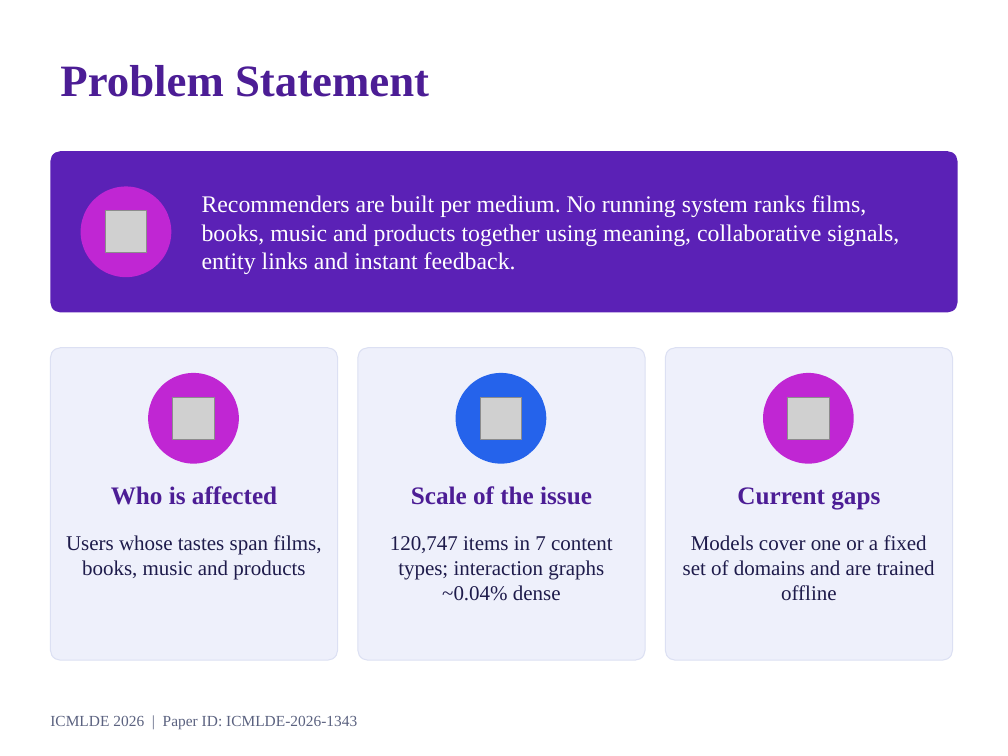
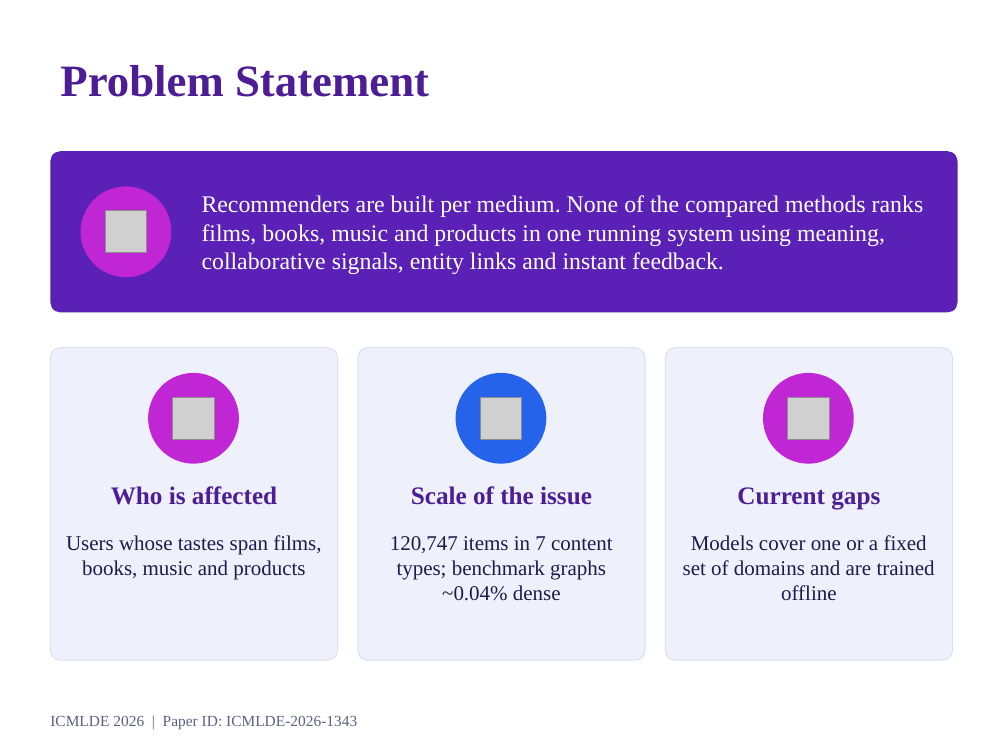
Before and after one commit to sanjay-pokee/Real-Time-Adaptive-Cross-Media-Recommendation-System, a slide deck: slide 3 of reports/submission/presentation/ICMLDE-2026-1343.pptx. Drawn at 1008x756 pixels with LibreOffice and Linux fonts; fonts in the diff are those of the drawing; grey boxes stand for pictures; background and template pictures are left out. Boxes give left, top, right and bottom in pixels: in the first picture for what was removed or moved away, otherwise in the second. Text is boxed around its words. In the diff, an @@ line names an element or a change of style, - is before the commit and + after.

```diff
--- a/reports/submission/presentation/ICMLDE-2026-1343.pptx
+++ b/reports/submission/presentation/ICMLDE-2026-1343.pptx
@@ text at box(202, 195, 924, 274): text changed @@
-Recommenders are built per medium. No running system ranks films, books, music and products together using meaning, collaborative signals, entity links and instant feedback.
+Recommenders are built per medium. None of the compared methods ranks films, books, music and products in one running system using meaning, collaborative signals, entity links and instant feedback.
@@ text at box(390, 536, 613, 601): text changed @@
-120,747 items in 7 content types; interaction graphs ~0.04% dense
+120,747 items in 7 content types; benchmark graphs ~0.04% dense
```
Also in this commit, not shown: 5 other slides changed, 3 other files.
